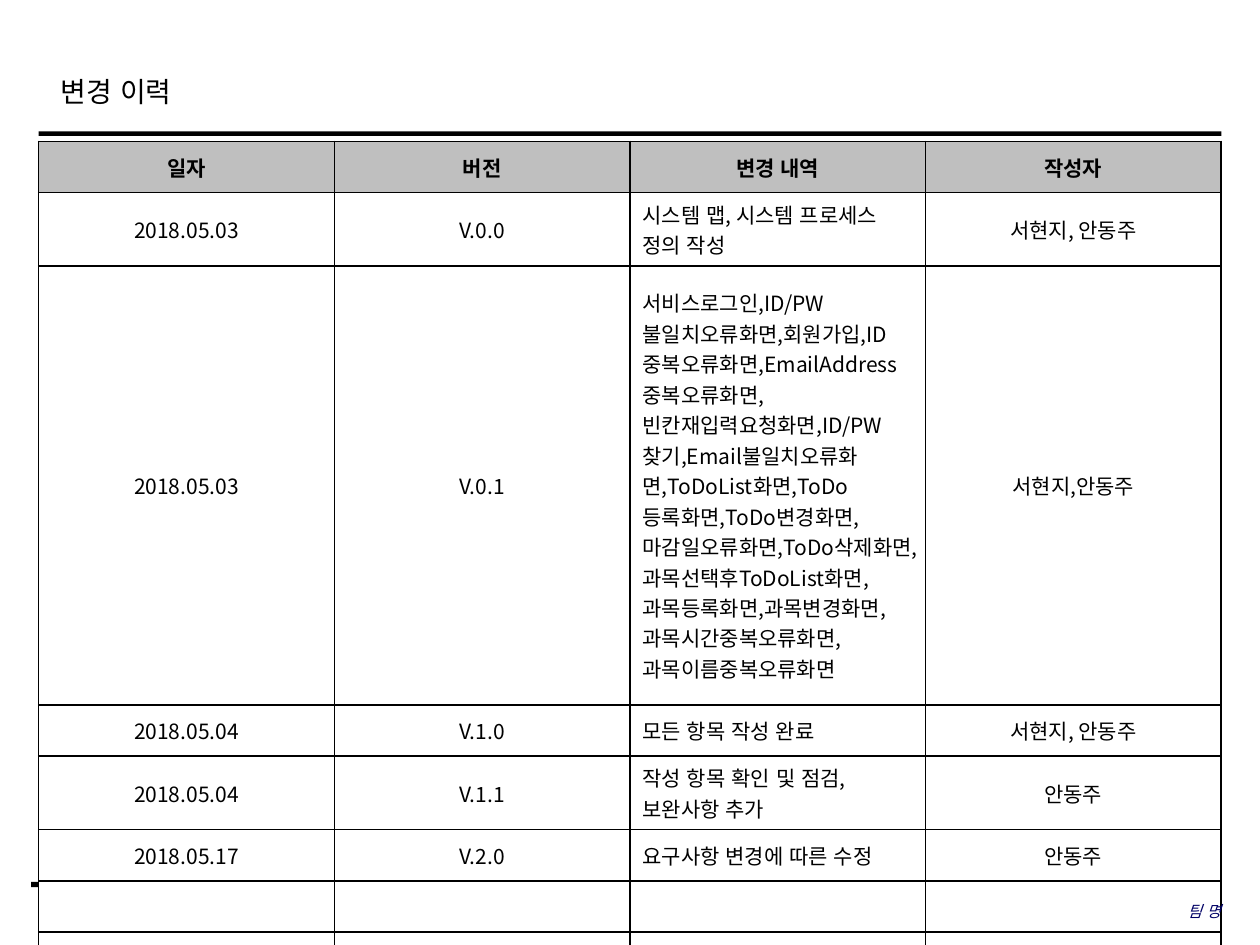
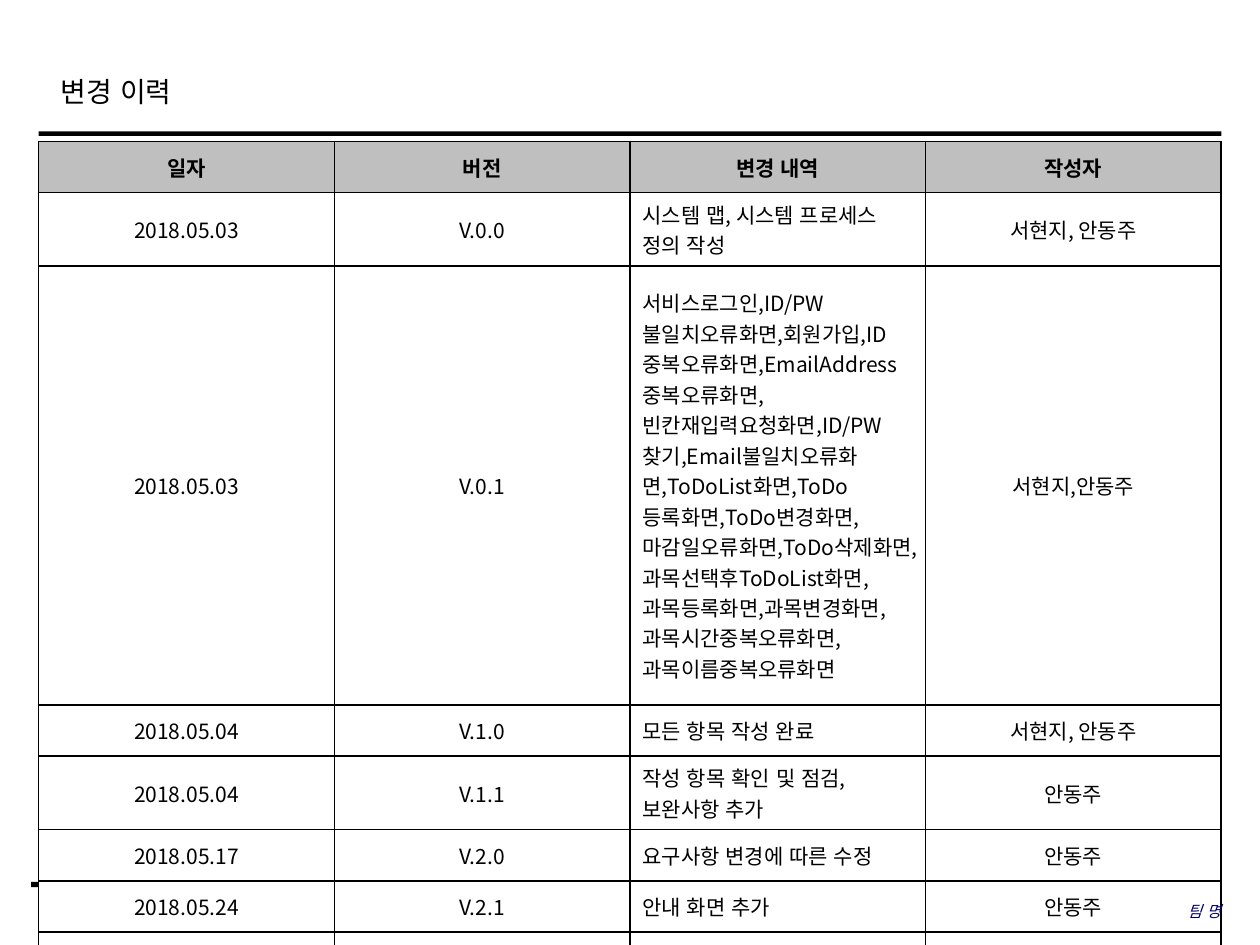
Before and after one commit to SMU-SE-Admin/18-1_8_PALZO_Doc, a slide deck: slide 2 of 03 설계/UI 설계서_8_Palzo.pptx. Drawn at 1260x945 pixels with LibreOffice and Linux fonts; fonts in the diff are those of the drawing; background and template pictures are left out. Boxes give left, top, right and bottom in pixels: in the first picture for what was removed or moved away, otherwise in the second. Text is boxed around its words. In the diff, an @@ line names an element or a change of style, - is before the commit and + after.

Commit message:
#1102 UI 설계서 작성
안내 화면 추가

```diff
--- a/03 설계/UI 설계서_8_Palzo.pptx
+++ b/03 설계/UI 설계서_8_Palzo.pptx
@@ table at [39, 141, 1223, 921] @@
+row 7: 2018.05.24 | V.2.1 | 안내 화면 추가 | 안동주
-row 8:  |  |  | 
```
Also in this commit, not shown: 38 other slides changed, 2 slides added.
